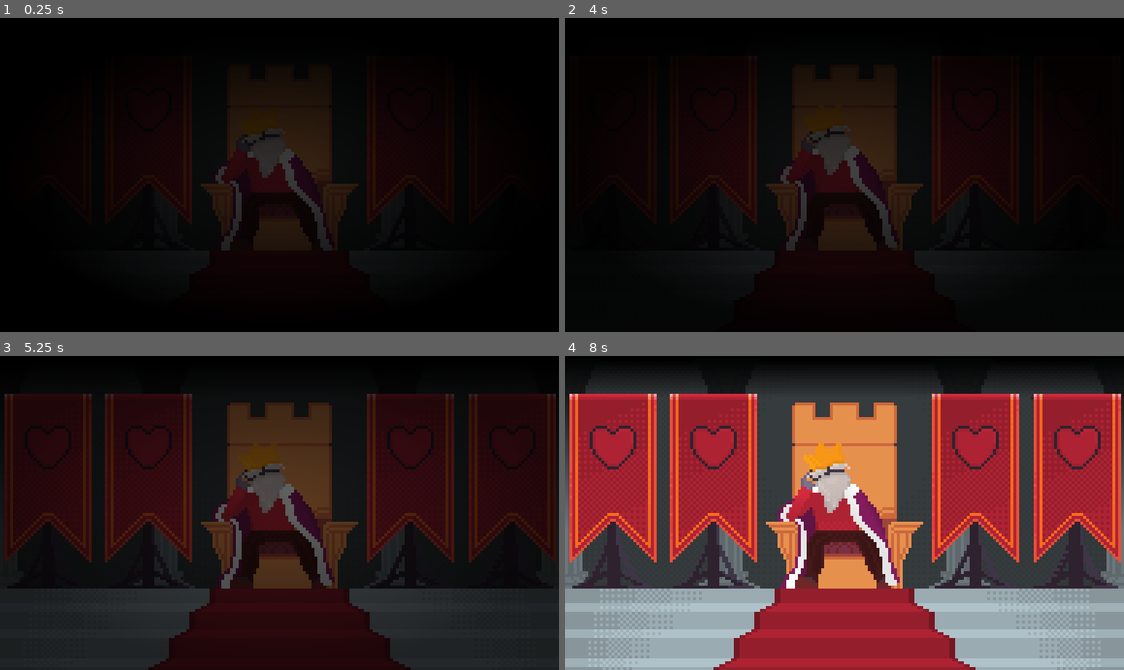
Above: before the commit, frames 1-4 (two rows, left to right).
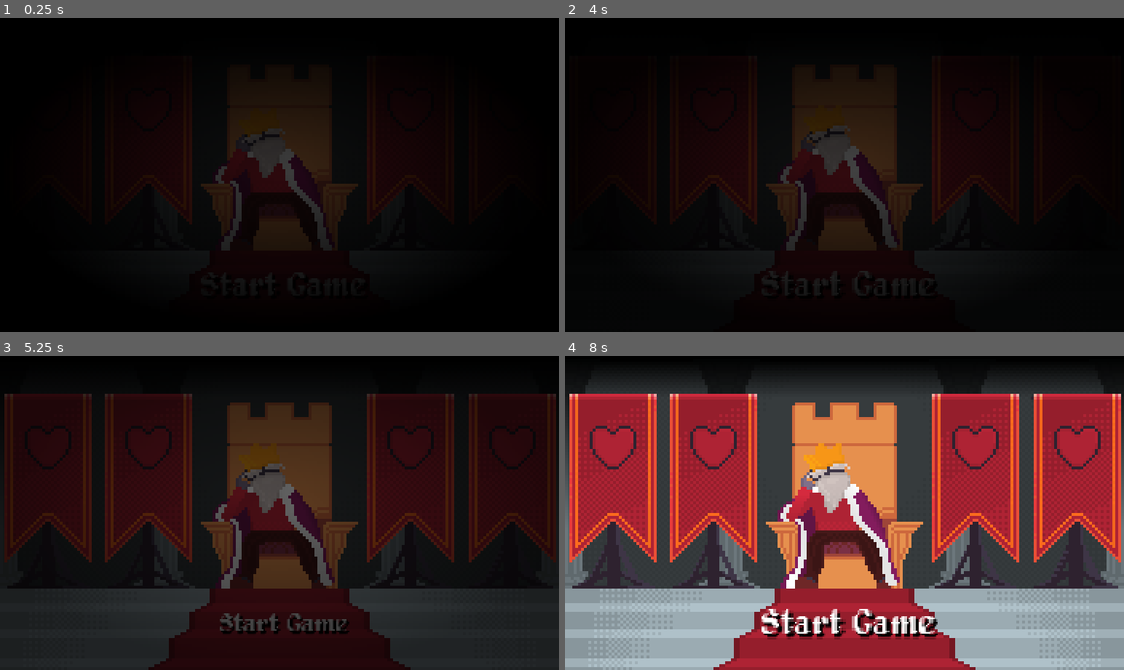
Above: after the commit, the same moments.

Repository: DevChimera/GGJ24
Game: Godot game, scene res://scenes/main/main.tscn
Same seed, same stepped clock (60 frames per second), same inputs: the game is played once before the commit and once after it.
Inputs:
- Up to frame 1 (0.25 s): no input
- Up to frame 2 (4 s): tap Enter at 0.5, 2 s; tap Up (shoot) every 0.75 s from 0.6 to 3.6 s; tap Space at 1.25, 2.75 s
- Up to frame 3 (5.25 s): tap Up (shoot) at 4.35, 5.1 s
- Up to frame 4 (8 s): tap Up (shoot) at 5.85, 6.6, 7.35 s

The runs differ from the first frame. In frame 2, less than 0.1% of the frame differs, in the area x 36-58%, y 80-85%; in frame 3, 0.8%; in frame 4, 2.0%, in the area x 35-67%, y 80-91%.

Commit message:
intro button

Diff:
--- a/scenes/autoload/game_events.gd
+++ b/scenes/autoload/game_events.gd
@@ -6,3 +6,4 @@
 signal GameFinished
 signal ScoreAdded
 signal GameOver
+signal GameBegin
--- a/scenes/components/start_button.gd
+++ b/scenes/components/start_button.gd
@@ -1,5 +1,5 @@
-extends CanvasLayer
+extends Node2D
 
 func _input(event):
 	if event.is_action("shoot"):
-		print("Hello World")
+		GameEvents.GameBegin.emit()
--- a/scenes/components/start_button.tscn
+++ b/scenes/components/start_button.tscn
@@ -4,37 +4,25 @@
 [ext_resource type="FontFile" uid="uid://d1722gq7s3iu1" path="res://assets/fonts/alagard.ttf" id="2_x660h"]
 
 [sub_resource type="Animation" id="Animation_msbm0"]
-length = 0.8
+length = 0.4
 loop_mode = 1
 tracks/0/type = "value"
 tracks/0/imported = false
 tracks/0/enabled = true
-tracks/0/path = NodePath("MarginContainer:scale")
+tracks/0/path = NodePath(".:scale")
 tracks/0/interp = 1
 tracks/0/loop_wrap = true
 tracks/0/keys = {
-"times": PackedFloat32Array(0, 0.4, 0.8),
+"times": PackedFloat32Array(0, 0.2, 0.4),
 "transitions": PackedFloat32Array(1, 1, 1),
 "update": 0,
-"values": [Vector2(1, 1), Vector2(0.95, 0.95), Vector2(1, 1)]
+"values": [Vector2(1.2, 1.2), Vector2(0.7, 0.7), Vector2(1.2, 1.2)]
 }
 
 [sub_resource type="Animation" id="Animation_8d2rh"]
 resource_name = "idle"
 length = 0.4
 loop_mode = 1
-tracks/0/type = "value"
-tracks/0/imported = false
-tracks/0/enabled = true
-tracks/0/path = NodePath("MarginContainer:scale")
-tracks/0/interp = 1
-tracks/0/loop_wrap = true
-tracks/0/keys = {
-"times": PackedFloat32Array(0, 0.2, 0.4),
-"transitions": PackedFloat32Array(1, 1, 1),
-"update": 0,
-"values": [Vector2(1, 1), Vector2(0.95, 0.95), Vector2(1, 1)]
-}
 
 [sub_resource type="AnimationLibrary" id="AnimationLibrary_wk55y"]
 _data = {
@@ -42,32 +30,28 @@
 "idle": SubResource("Animation_8d2rh")
 }
 
-[node name="StartButton" type="CanvasLayer"]
-follow_viewport_enabled = true
+[node name="StartButton" type="Node2D"]
+scale = Vector2(1.2, 1.2)
 script = ExtResource("1_l0lyp")
 
 [node name="AnimationPlayer" type="AnimationPlayer" parent="."]
+autoplay = "RESET"
+speed_scale = 0.1
 libraries = {
 "": SubResource("AnimationLibrary_wk55y")
 }
-autoplay = "idle"
 
-[node name="MarginContainer" type="MarginContainer" parent="."]
-anchors_preset = 15
-anchor_right = 1.0
-anchor_bottom = 1.0
-grow_horizontal = 2
-grow_vertical = 2
-pivot_offset = Vector2(192, 108)
-
-[node name="Label" type="Label" parent="MarginContainer"]
-layout_mode = 2
+[node name="Label" type="Label" parent="."]
+offset_left = -50.0
+offset_top = -11.0
+offset_right = 50.0
+offset_bottom = 11.0
 theme_override_colors/font_shadow_color = Color(0, 0, 0, 1)
 theme_override_colors/font_outline_color = Color(0, 0, 0, 1)
 theme_override_constants/shadow_offset_x = 2
 theme_override_constants/shadow_offset_y = 2
 theme_override_fonts/font = ExtResource("2_x660h")
 theme_override_font_sizes/font_size = 20
-text = "Press to start"
+text = "Start Game"
 horizontal_alignment = 1
 vertical_alignment = 1
--- a/scenes/main/main.gd
+++ b/scenes/main/main.gd
@@ -22,13 +22,20 @@
 var current_lifes = 4
 var rng = RandomNumberGenerator.new()
 var difficulty = 1
+var intro = false
+
+
+func _ready():
+	GameEvents.GameBegin.connect(select_minigames)
 
 func select_minigames():
-	menu.stop()
-	theme.play()
-	for i in minigames.size():
-		current_minigames.append(minigames[i])
-	next_minigame()
+	if intro:
+		intro = false
+		menu.stop()
+		theme.play()
+		for i in minigames.size():
+			current_minigames.append(minigames[i])
+		next_minigame()
 
 func next_minigame():
 	if min_id >= current_minigames.size():
@@ -108,3 +115,6 @@
 
 func on_game_over_finished():
 	get_tree().change_scene_to_file("res://scenes/main/main.tscn")
+
+func on_game_intro_finished():
+	intro = true
--- a/scenes/main/main.tscn
+++ b/scenes/main/main.tscn
@@ -54,6 +54,7 @@
 [ext_resource type="AudioStream" uid="uid://ca4k2sg2fto30" path="res://assets/music/LML-Menu.wav" id="52_ou0in"]
 [ext_resource type="AudioStream" uid="uid://6wjx0sft12kc" path="res://assets/music/LML-GameOver.wav" id="53_0ky6b"]
 [ext_resource type="AudioStream" uid="uid://6u6ul50rj7uu" path="res://assets/music/LML-Theme.wav" id="53_4bw28"]
+[ext_resource type="PackedScene" uid="uid://qwwd0eb7r4s0" path="res://scenes/components/start_button.tscn" id="55_o551l"]
 
 [sub_resource type="SpriteFrames" id="SpriteFrames_nrw76"]
 animations = [{
@@ -240,29 +241,29 @@
 tracks/1/type = "method"
 tracks/1/imported = false
 tracks/1/enabled = true
-tracks/1/path = NodePath("..")
+tracks/1/path = NodePath("../Menu")
 tracks/1/interp = 1
 tracks/1/loop_wrap = true
 tracks/1/keys = {
-"times": PackedFloat32Array(8.2),
-"transitions": PackedFloat32Array(1),
-"values": [{
-"args": [],
-"method": &"select_minigames"
-}]
-}
-tracks/2/type = "method"
-tracks/2/imported = false
-tracks/2/enabled = true
-tracks/2/path = NodePath("../Menu")
-tracks/2/interp = 1
-tracks/2/loop_wrap = true
-tracks/2/keys = {
 "times": PackedFloat32Array(7.39),
 "transitions": PackedFloat32Array(1),
 "values": [{
 "args": [0.0],
 "method": &"play"
+}]
+}
+tracks/2/type = "method"
+tracks/2/imported = false
+tracks/2/enabled = true
+tracks/2/path = NodePath("..")
+tracks/2/interp = 1
+tracks/2/loop_wrap = true
+tracks/2/keys = {
+"times": PackedFloat32Array(8.8),
+"transitions": PackedFloat32Array(1),
+"values": [{
+"args": [],
+"method": &"on_game_intro_finished"
 }]
 }
 
@@ -352,6 +353,9 @@
 [node name="NextGameTimer" type="Timer" parent="."]
 wait_time = 3.0
 
+[node name="StartButton" parent="." instance=ExtResource("55_o551l")]
+position = Vector2(195, 185)
+
 [node name="Intro" type="Node2D" parent="."]
 
 [node name="Vignete" type="Sprite2D" parent="Intro"]
Not shown, added: assets/sfx/LML-SFX-Angry_fist.wav.import
Not shown, added: assets/sfx/LML-SFX-Angry_voice.wav.import
Not shown, added: assets/sfx/LML-SFX-Inflate_1.wav.import
Not shown, added: assets/sfx/LML-SFX-Inflate_2.wav.import
Not shown, added: assets/sfx/LML-SFX-Inflate_3.wav.import
Not shown, added: assets/sfx/LML-SFX-Inflate_4.wav.import
Not shown, added: assets/sfx/LML-SFX-Inflate_5.wav.import
Not shown, added: assets/sfx/LML-SFX-Inflate_6.wav.import
Not shown, added: assets/sfx/LML-SFX-Laugh_fist.wav.import
Not shown, added: assets/sfx/LML-SFX-Laugh_voice.wav.import
Not shown, added: assets/sfx/LML-SFX-Swipe_1.wav.import
Not shown, added: assets/sfx/LML-SFX-Swipe_2.wav.import
(and 7 more such lines)
